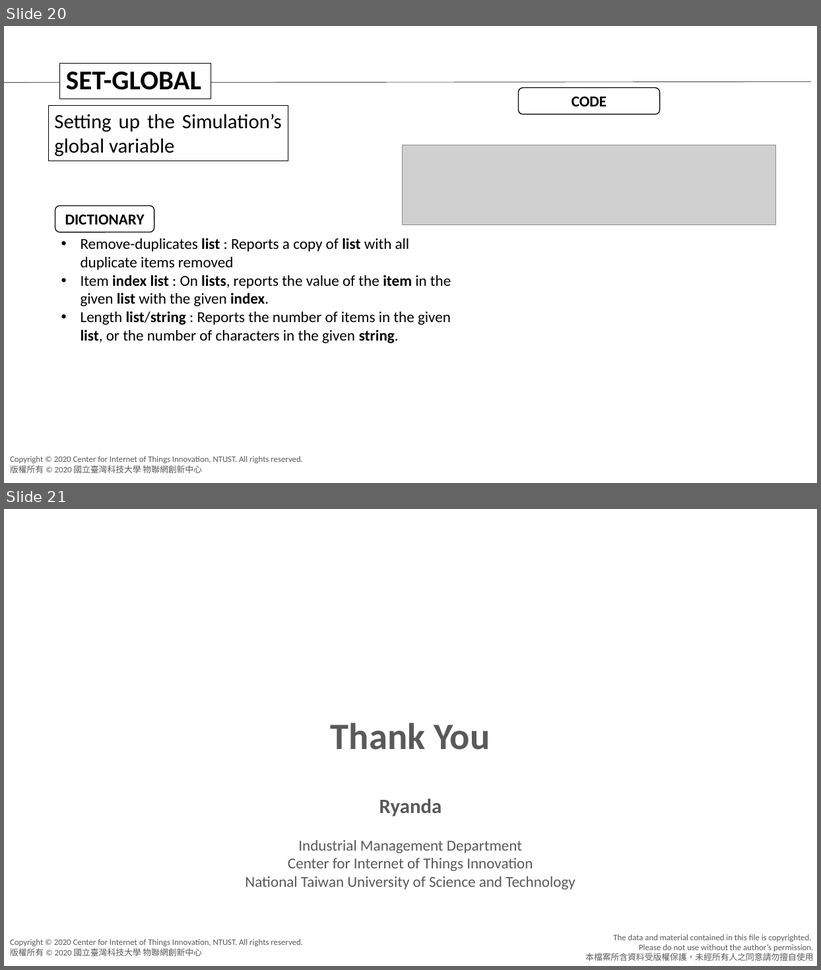
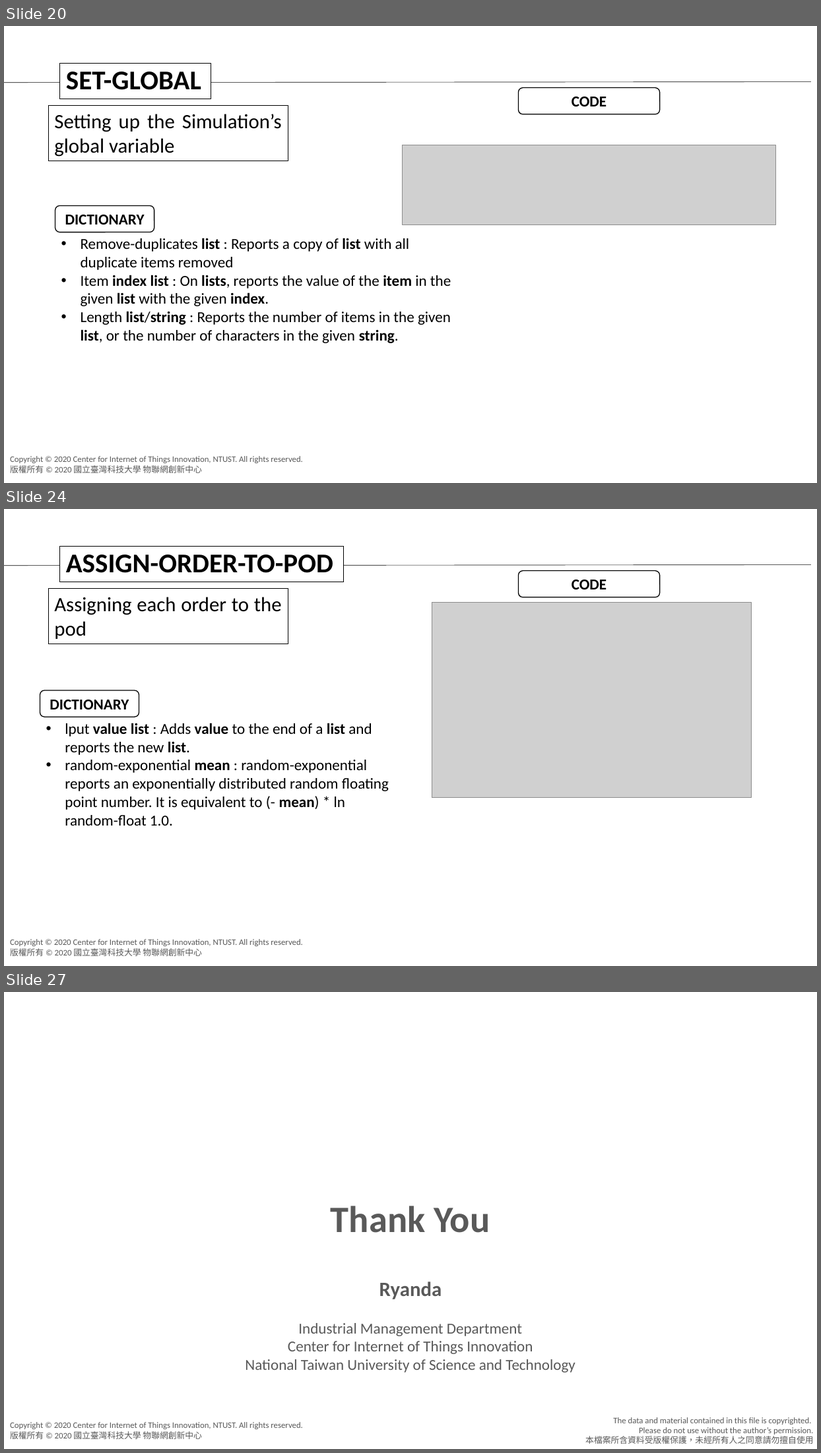
Before and after one commit to agnesyosephine/kiva, a slide deck: Tutorial/Code Learning-Ryanda.pptx. Shown one above the other, each under a label of ours: slides 20 and 21 before the commit, slides 20, 24 and 27 after it; the slides between them are not shown. The pictures are 821x970 and 821x1453 pixels, drawn with LibreOffice and Linux fonts; fonts in the diff are those of the drawing; grey boxes stand for pictures; background and template pictures are left out. Boxes give left, top, right and bottom in pixels: in the first picture for what was removed or moved away, otherwise in the second. Text is boxed around its words. In the diff, an @@ line names an element or a change of style, - is before the commit and + after.

```diff
--- a/Tutorial/Code Learning-Ryanda.pptx
+++ b/Tutorial/Code Learning-Ryanda.pptx
@@ slide 24 added at (4, 509, 817, 966), background #FFFFFF; not listed: 2 template elements that a slide beside it also shows @@
@@ rectangle added at (60, 546, 345, 582), fill #FFFFFF, outline #000000 0.75 pt, 32 pt, text #000000, bold @@
+ASSIGN-ORDER-TO-POD
@@ line added from (4, 566) to (811, 565), #000000 0.5 pt @@
@@ rounded rectangle added at (519, 570, 660, 597), fill #FFFFFF, outline #000000 1 pt, 18 pt, text #000000, bold @@
+CODE
@@ rectangle added at (48, 589, 288, 644), outline #000000 0.75 pt, 24 pt, text #000000 @@
+Assigning each order to the pod
@@ picture added at (432, 602, 751, 798) @@
@@ rounded rectangle added at (40, 691, 139, 718), fill #FFFFFF, outline #000000 1 pt, 18 pt, text #000000, bold @@
+DICTIONARY
@@ text added at (65, 723, 389, 826), 18 pt, text #000000 @@
+• lput value list : Adds value to the end of a list and reports the new list.
+• random-exponential mean : random-exponential reports an exponentially distributed random floating point number. It is equivalent to (- mean) * ln random-float 1.0.
@@ what was slide 21 is now slide 27 @@
```
Also in this commit, not shown: 5 other slides added.
